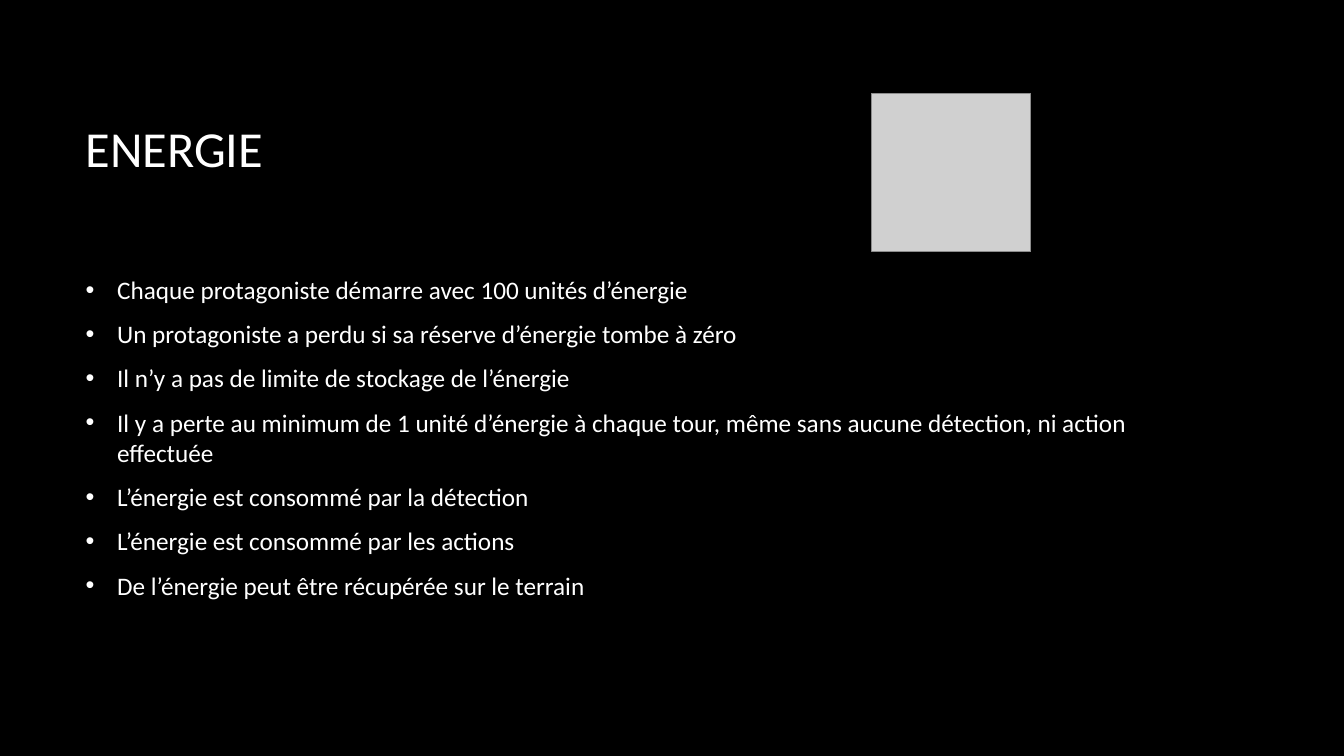
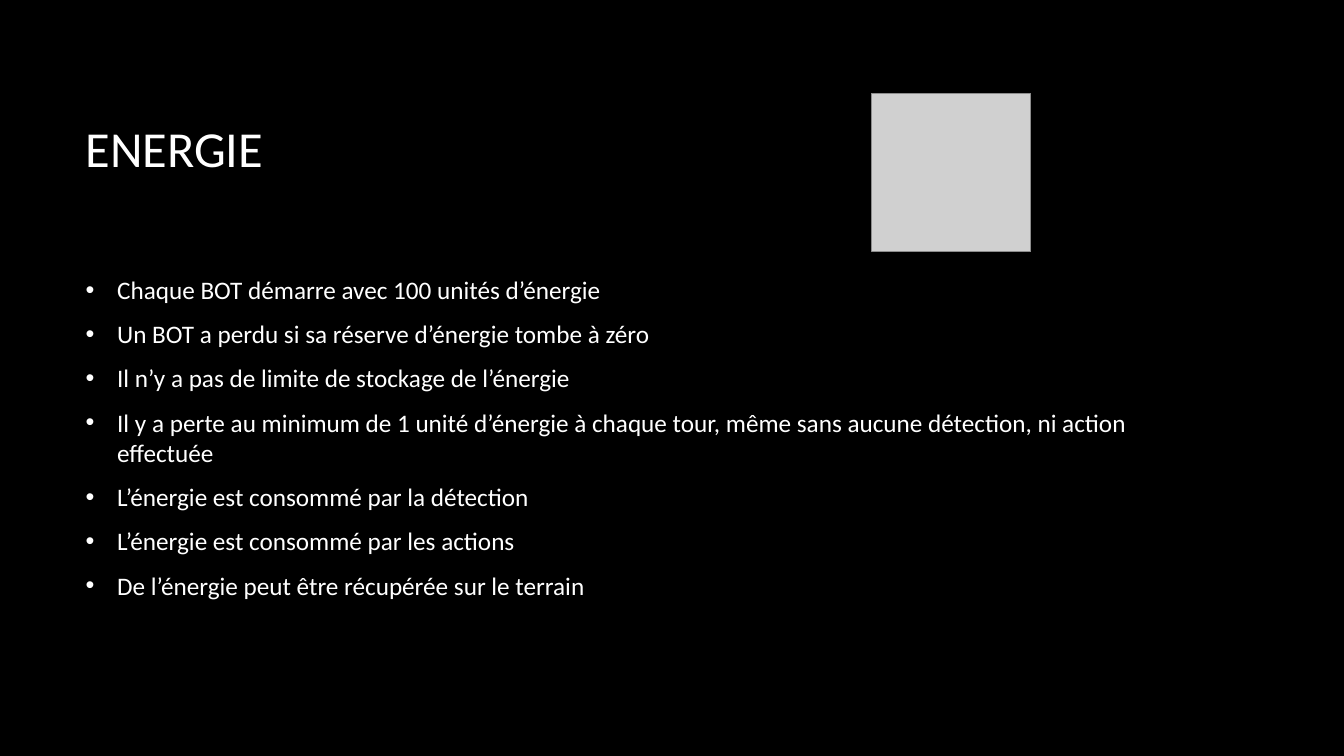
Before and after one commit to BorisFR/BattleIA, a slide deck: slide 11 of Battle IA.pptx (slide 9 before the commit). Drawn at 1344x756 pixels with LibreOffice and Linux fonts; fonts in the diff are those of the drawing; grey boxes stand for pictures; background and template pictures are left out. Boxes give left, top, right and bottom in pixels: in the first picture for what was removed or moved away, otherwise in the second. Text is boxed around its words. In the diff, an @@ line names an element or a change of style, - is before the commit and + after.

```diff
--- a/Battle IA.pptx
+++ b/Battle IA.pptx
@@ text at bbox=[117, 281, 650, 348]: text changed @@
-• Chaque protagoniste démarre avec 100 unités d’énergie
-• Un protagoniste a perdu si sa réserve d’énergie tombe à zéro
+• Chaque BOT démarre avec 100 unités d’énergie
+• Un BOT a perdu si sa réserve d’énergie tombe à zéro
```
Also in this commit, not shown: 8 other slides changed, 2 slides added, 11 other files.
